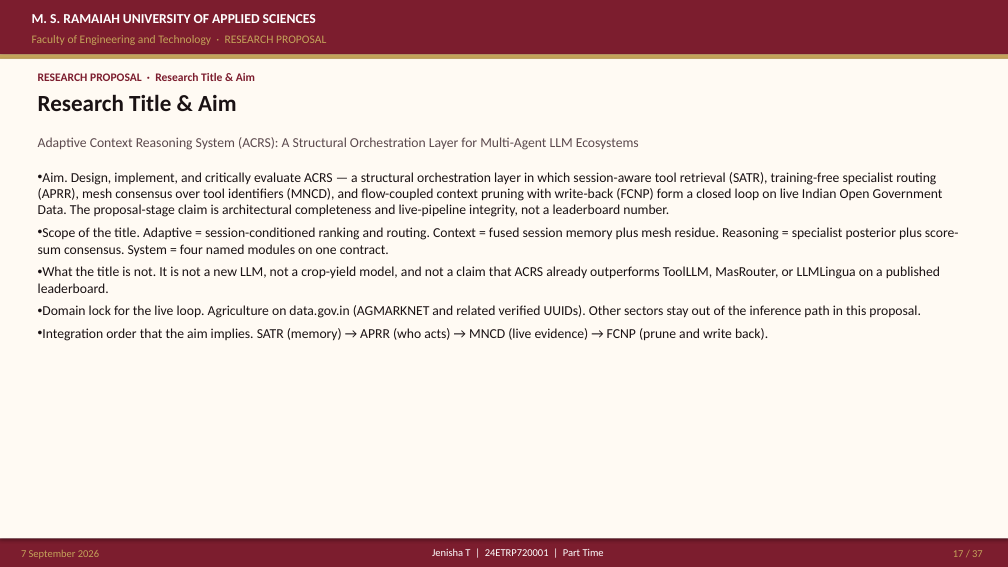
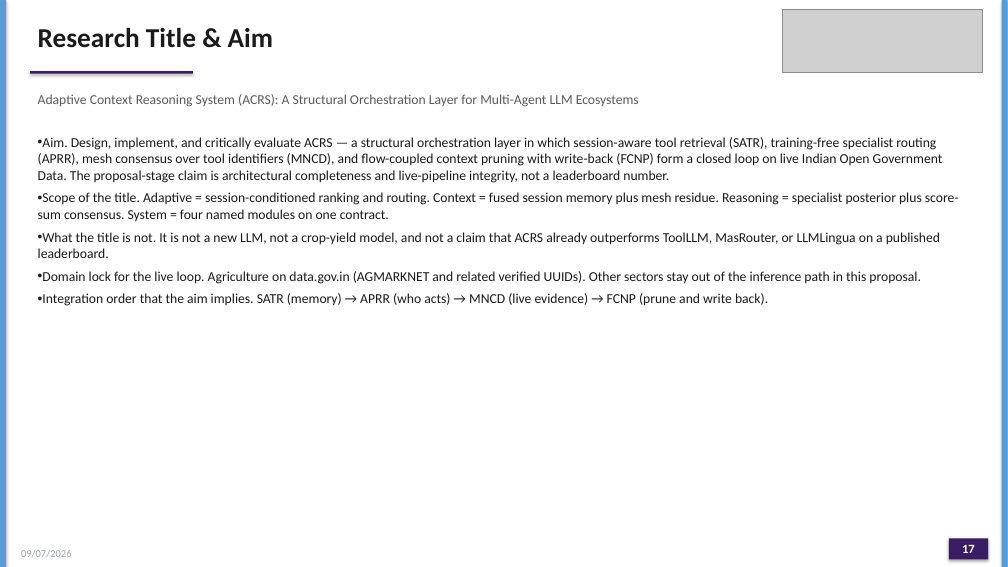
Before and after one commit to joyjeni/phd-agentic-ai-master, a slide deck: slide 17 of ACRS_PhD_Proposal_JenishaT_24ETRP720001.pptx. Drawn at 1008x567 pixels with LibreOffice and Linux fonts; fonts in the diff are those of the drawing; grey boxes stand for pictures. Boxes give left, top, right and bottom in pixels: in the first picture for what was removed or moved away, otherwise in the second. Text is boxed around its words. In the diff, an @@ line names an element or a change of style, - is before the commit and + after.

```diff
--- a/ACRS_PhD_Proposal_JenishaT_24ETRP720001.pptx
+++ b/ACRS_PhD_Proposal_JenishaT_24ETRP720001.pptx
@@ rectangle removed at (x1=0, y1=0, x2=1008, y2=54) @@
@@ rectangle added at (x1=0, y1=0, x2=6, y2=567), fill #5B9BD5 @@
@@ text "Research Title & Aim" moved from (x1=38, y1=94, x2=236, y2=111) to (x1=38, y1=28, x2=273, y2=48) @@
@@ text "Research Title & Aim" at (x1=38, y1=28, x2=273, y2=48): size 22 to 26 pt, text colour #1A1214 to #1A1A1A @@
@@ text removed at (x1=32, y1=14, x2=316, y2=23) @@
-M. S. RAMAIAH UNIVERSITY OF APPLIED SCIENCES
@@ picture added at (x1=783, y1=9, x2=983, y2=73) @@
@@ rectangle added at (x1=1002, y1=0, x2=1008, y2=567), fill #5B9BD5 @@
@@ rectangle removed at (x1=0, y1=54, x2=1008, y2=59) @@
@@ rectangle removed at (x1=0, y1=59, x2=1008, y2=538) @@
@@ text removed at (x1=32, y1=35, x2=326, y2=45) @@
-Faculty of Engineering and Technology · RESEARCH PROPOSAL
@@ text "Adaptive Context Reasoning System (ACRS): ..." moved from (x1=38, y1=137, x2=639, y2=150) to (x1=38, y1=94, x2=639, y2=107) @@
@@ text "Adaptive Context Reasoning System (ACRS): ..." at (x1=38, y1=94, x2=639, y2=107): text colour #5C4A4E to #5A5A5A @@
@@ rectangle added at (x1=30, y1=71, x2=193, y2=74), fill #3A1C64 @@
@@ text removed at (x1=38, y1=73, x2=255, y2=81) @@
-RESEARCH PROPOSAL · Research Title & Aim
@@ text "Aim. Design, implement, and critically ..." moved from (x1=38, y1=172, x2=959, y2=341) to (x1=38, y1=137, x2=959, y2=306) @@
@@ text "Aim. Design, implement, and critically ..." at (x1=38, y1=137, x2=959, y2=306): text colour #1A1214 to #1A1A1A @@
@@ rectangle removed at (x1=0, y1=538, x2=1008, y2=567) @@
@@ rectangle added at (x1=949, y1=538, x2=988, y2=560), fill #3A1C64 @@
@@ text at (x1=21, y1=550, x2=72, y2=557): text changed; text colour #C4A35A to #9AA3AE @@
-7 September 2026
+09/07/2026
@@ text removed at (x1=432, y1=548, x2=604, y2=556) @@
-Jenisha T | 24ETRP720001 | Part Time
@@ page number at (x1=962, y1=545, x2=975, y2=553): text changed; size 10 to 12 pt; text colour #C4A35A to #FFFFFF; bold on @@
-17 / 37
+17
```
Also in this commit, not shown: 36 other slides changed, 41 other files.
